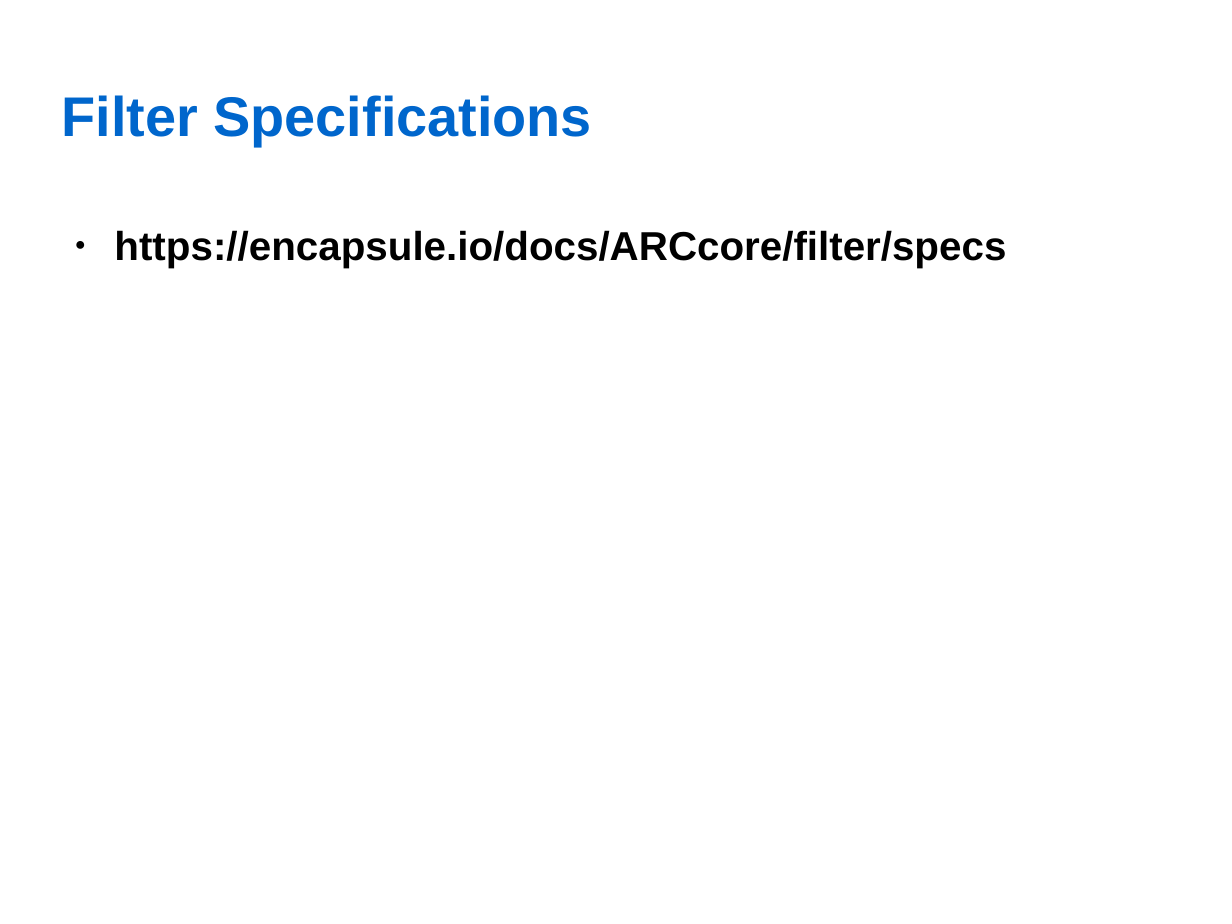
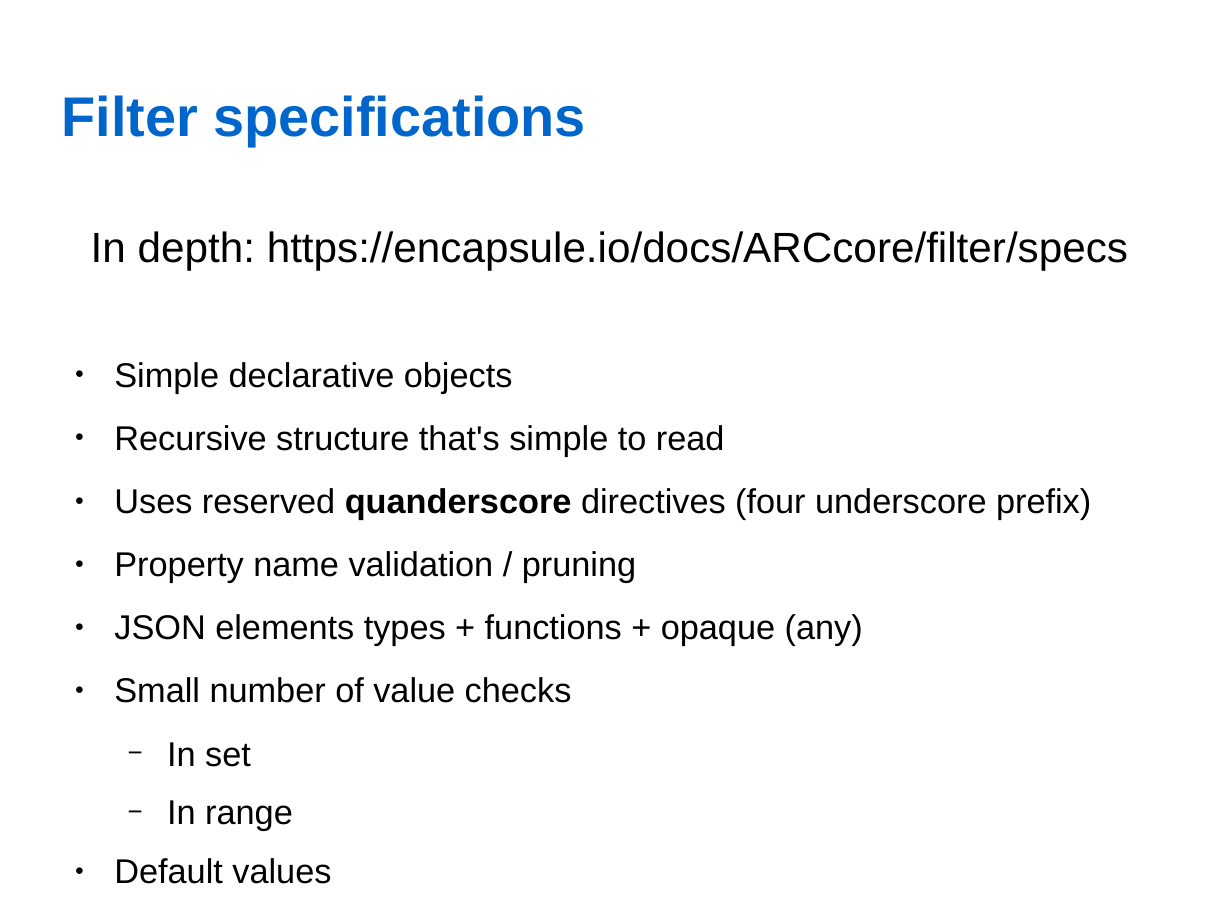
Before and after one commit to Encapsule-Annex/seattlejs-meetup-2017-may-filter-lib, a slide deck: slide 8 of SeattleJS-2017.05.11-ARCcore.filter.odp (slide 7 before the commit). Drawn at 1232x924 pixels with LibreOffice and Linux fonts; fonts in the diff are those of the drawing; background and template pictures are left out. Boxes give left, top, right and bottom in pixels: in the first picture for what was removed or moved away, otherwise in the second. Text is boxed around its words. In the diff, an @@ line names an element or a change of style, - is before the commit and + after.

```diff
--- a/SeattleJS-2017.05.11-ARCcore.filter.odp
+++ b/SeattleJS-2017.05.11-ARCcore.filter.odp
@@ title at box(62, 95, 586, 146): text changed @@
-Filter Specifications
+Filter specifications
@@ text at box(91, 231, 1128, 767): text changed; size 26 to 22.1 pt; bold off @@
-● https://encapsule.io/docs/ARCcore/filter/specs
+In depth: https://encapsule.io/docs/ARCcore/filter/specs
+● Simple declarative objects
+● Recursive structure that's simple to read
+● Uses reserved quanderscore directives (four underscore prefix)
+● Property name validation / pruning
+● JSON elements types + functions + opaque (any)
+● Small number of value checks
+  − In set
+  − In range
+● Default values
```
Also in this commit, not shown: 4 other slides changed, 5 slides added, 3 slides removed.
